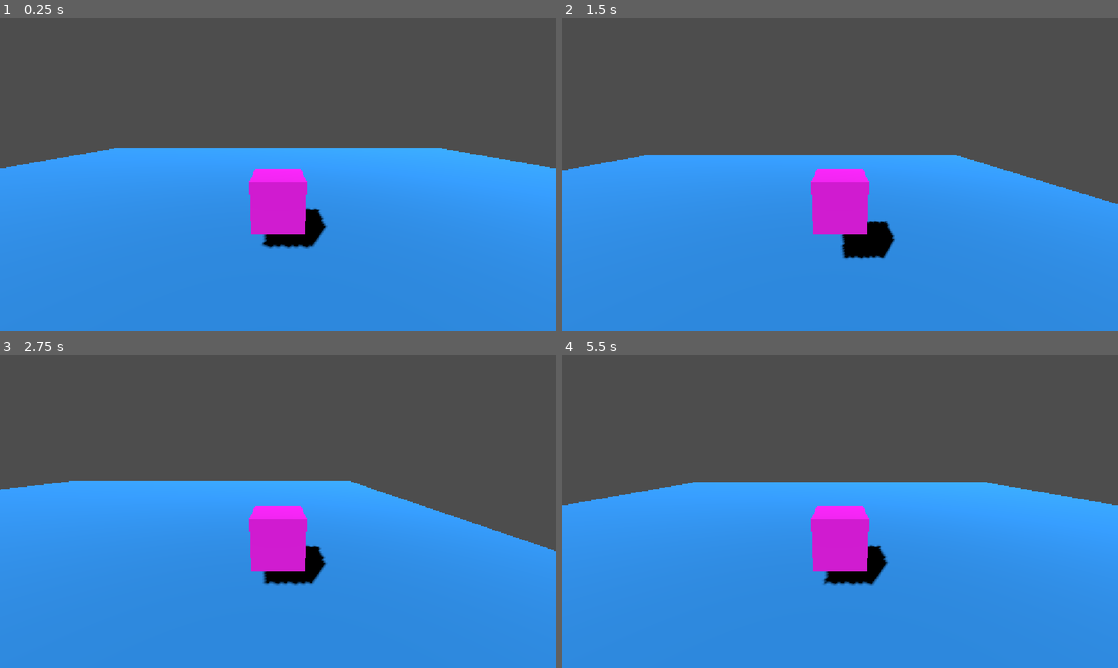
Above: before the commit, frames 1-4 (two rows, left to right).
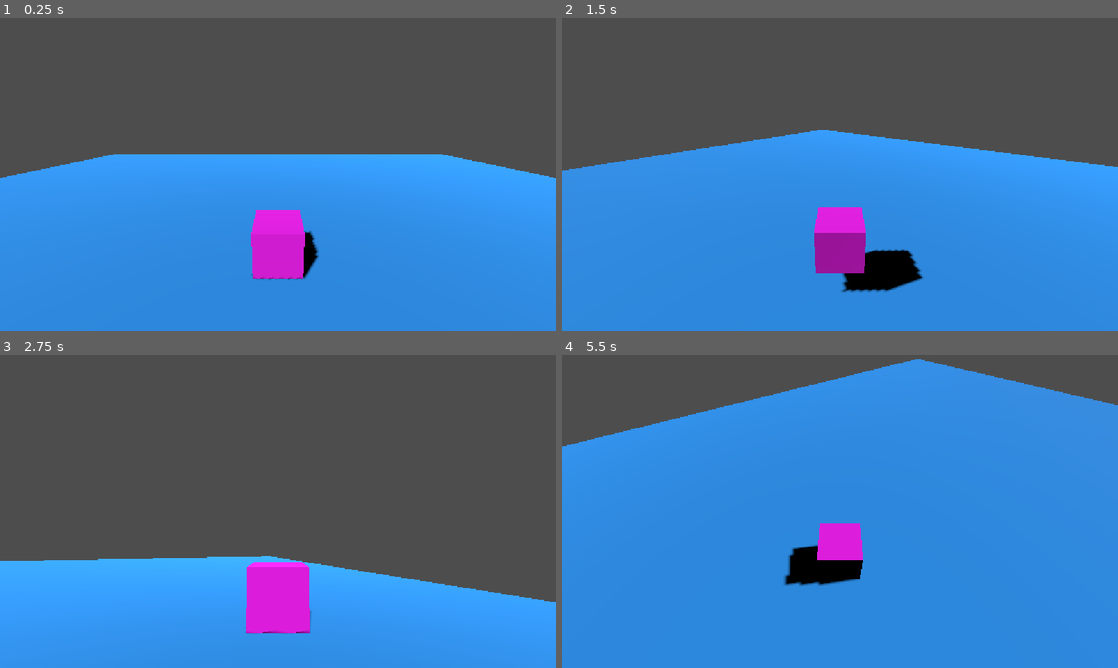
Above: after the commit, the same moments.

Repository: Renanf27/ZombieSurvival
Game: Godot game, scene res://Cenas/mundo.tscn
Same seed, same stepped clock (60 frames per second), same inputs: the game is played once before the commit and once after it.
Inputs (mouse positions are in pixels of both pictures, inside the frame that each line leads up to):
- Up to frame 1 (0.25 s): no input
- Up to frame 2 (1.5 s): tap Enter at 0.5 s; move the mouse to (962, 158) at 0.52 s; hold D 0.53-1.28 s; click (962, 158) at 0.67 s; tap Space at 0.77 s; move the mouse to (728, 190) at 1.27 s; hold S from 1.28 s (still down); click (728, 190) at 1.42 s
- Up to frame 3 (2.75 s): tap Space at 1.52 s; move the mouse to (333, 442) at 2.02 s; release S at 2.03 s; hold D from 2.03 s (still down); click (333, 442) at 2.17 s
- Up to frame 4 (5.5 s): move the mouse to (812, 574) at 2.77 s; release D at 2.78 s; hold W 2.78-3.53 s; click (812, 574) at 2.92 s; tap Space at 3.02, 3.77, 4.52 s; move the mouse to (1006, 558) at 3.52 s; hold A 3.53-5.03 s; click (1006, 558) at 3.67 s; tap Escape (ui_cancel) at 4.15 s; move the mouse to (673, 464) at 4.27 s; click (673, 464) at 4.42 s; move the mouse to (867, 511) at 5.02 s; hold S from 5.03 s (still down); click (867, 511) at 5.17 s

The runs differ from the first frame. In frame 1, 5.4% of the frame differs, in the area x 0-100%, y 41-84%; in frame 2, 8.9%; in frame 3, 39%; in frame 4, 42%, in the area x 0-100%, y 1-74%.

Commit message:
Implementei movimentação relativa à câmera

Diff:
--- a/Cenas/mundo.tscn
+++ b/Cenas/mundo.tscn
@@ -33,12 +33,11 @@
 script = ExtResource("1_oji8i")
 
 [node name="MeshInstance3D" type="MeshInstance3D" parent="Jogador" unique_id=190455892]
-transform = Transform3D(1, 0, 0, 0, 1, 0, 0, 0, 1, 0, 1, 0)
 mesh = SubResource("BoxMesh_oji8i")
 surface_material_override/0 = SubResource("StandardMaterial3D_j5dva")
 
 [node name="CollisionShape3D" type="CollisionShape3D" parent="Jogador" unique_id=342320249]
-transform = Transform3D(1, 0, 0, 0, 1, 0, 0, 0, 1, 0, 1, 0)
+transform = Transform3D(1, 0, 0, 0, 1, 0, 0, 0, 1, 0, 0.5, 0)
 shape = SubResource("CapsuleShape3D_ercxp")
 
 [node name="SpringArm3D" type="SpringArm3D" parent="Jogador" unique_id=1030631081]
--- a/Scripts/jogador.gd
+++ b/Scripts/jogador.gd
@@ -1,30 +1,76 @@
-
 extends CharacterBody3D
 
 const VELOCIDADE = 5.0
 const FORCA_PULO = 4.5
 const GRAVIDADE = 9.8
 
+@export var sensibilidade_mouse: float = 0.003
+
+@onready var braco_camera: SpringArm3D = $SpringArm3D
+
+var rotacao_vertical: float = deg_to_rad(-15.0)
+
+
+func _ready() -> void:
+	braco_camera.rotation.x = rotacao_vertical
+	Input.mouse_mode = Input.MOUSE_MODE_CAPTURED
+
+
+func _unhandled_input(event: InputEvent) -> void:
+	if event is InputEventMouseMotion:
+		if Input.mouse_mode == Input.MOUSE_MODE_CAPTURED:
+			rotate_y(-event.relative.x * sensibilidade_mouse)
+
+			rotacao_vertical -= event.relative.y * sensibilidade_mouse
+			rotacao_vertical = clamp(
+				rotacao_vertical,
+				deg_to_rad(-60.0),
+				deg_to_rad(35.0)
+			)
+
+			braco_camera.rotation.x = rotacao_vertical
+
+	if event.is_action_pressed("ui_cancel"):
+		Input.mouse_mode = Input.MOUSE_MODE_VISIBLE
+
+	if event is InputEventMouseButton and event.pressed:
+		Input.mouse_mode = Input.MOUSE_MODE_CAPTURED
+
+
 func _physics_process(delta: float) -> void:
+	# Gravidade
 	if not is_on_floor():
 		velocity.y -= GRAVIDADE * delta
 
+	# Pulo
 	if Input.is_key_pressed(KEY_SPACE) and is_on_floor():
 		velocity.y = FORCA_PULO
 
-	var direcao := Vector3.ZERO
+	# Entrada do teclado
+	var entrada := Vector2.ZERO
 
 	if Input.is_key_pressed(KEY_W):
-		direcao.z -= 1.0
+		entrada.y -= 1.0
 	if Input.is_key_pressed(KEY_S):
-		direcao.z += 1.0
+		entrada.y += 1.0
 	if Input.is_key_pressed(KEY_A):
-		direcao.x -= 1.0
+		entrada.x -= 1.0
 	if Input.is_key_pressed(KEY_D):
-		direcao.x += 1.0
+		entrada.x += 1.0
 
+	entrada = entrada.normalized()
+
+	# Direção baseada na rotação do jogador
+	var direcao = transform.basis * Vector3(
+		entrada.x,
+		0.0,
+		entrada.y
+	)
+
+	direcao.y = 0.0
 	direcao = direcao.normalized()
 
+	# Aplicar movimento
 	velocity.x = direcao.x * VELOCIDADE
 	velocity.z = direcao.z * VELOCIDADE
 
